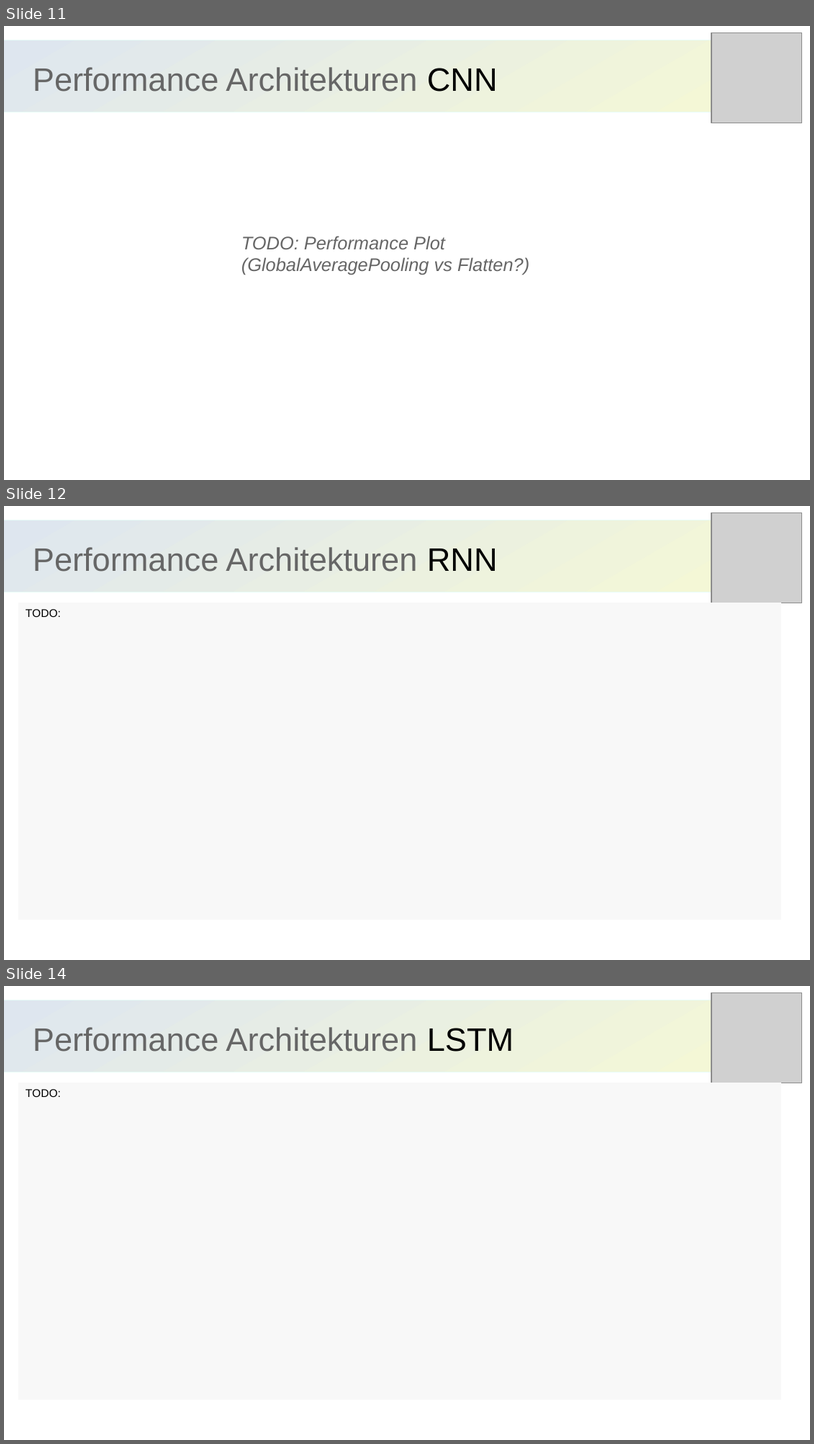
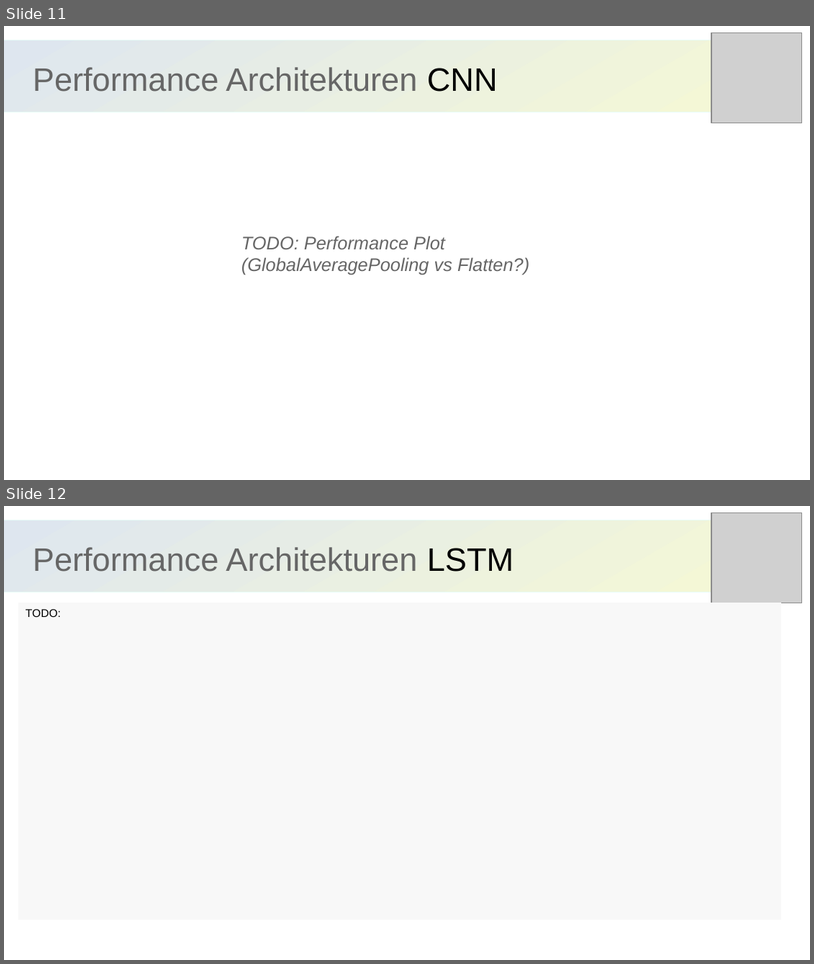
Before and after one commit to TorgeSchwark/BS-Temperature, a slide deck: presentation_prototype.odp. Shown one above the other, each under a label of ours: slides 11, 12 and 14 before the commit, slides 11 and 12 after it; the slides between them are not shown. The pictures are 814x1444 and 814x964 pixels, drawn with LibreOffice and Linux fonts; fonts in the diff are those of the drawing; grey boxes stand for pictures. Boxes give left, top, right and bottom in pixels: in the first picture for what was removed or moved away, otherwise in the second. Text is boxed around its words. In the diff, an @@ line names an element or a change of style, - is before the commit and + after.

```diff
--- a/presentation_prototype.odp
+++ b/presentation_prototype.odp
@@ slide 12 removed at box(4, 506, 810, 960), background #FFFFFF @@
@@ rectangle removed at box(4, 520, 797, 592) @@
@@ picture removed at box(712, 512, 802, 602) @@
@@ title removed at box(33, 547, 498, 572) @@
-Performance Architekturen RNN
@@ rectangle removed at box(18, 602, 782, 919) @@
-TODO:
@@ what was slide 14 is now slide 12 @@
```
Also in this commit, not shown: 1 slide changed, 1 other slide removed, 7 other files.
